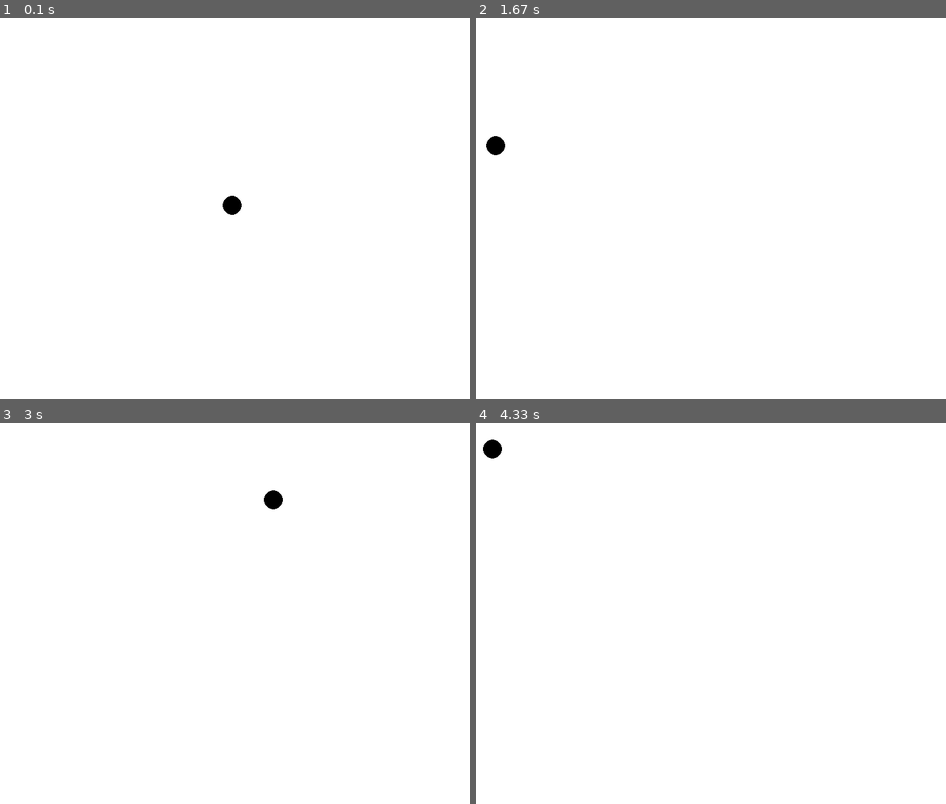
Above: before the commit, frames 1-4 (two rows, left to right).
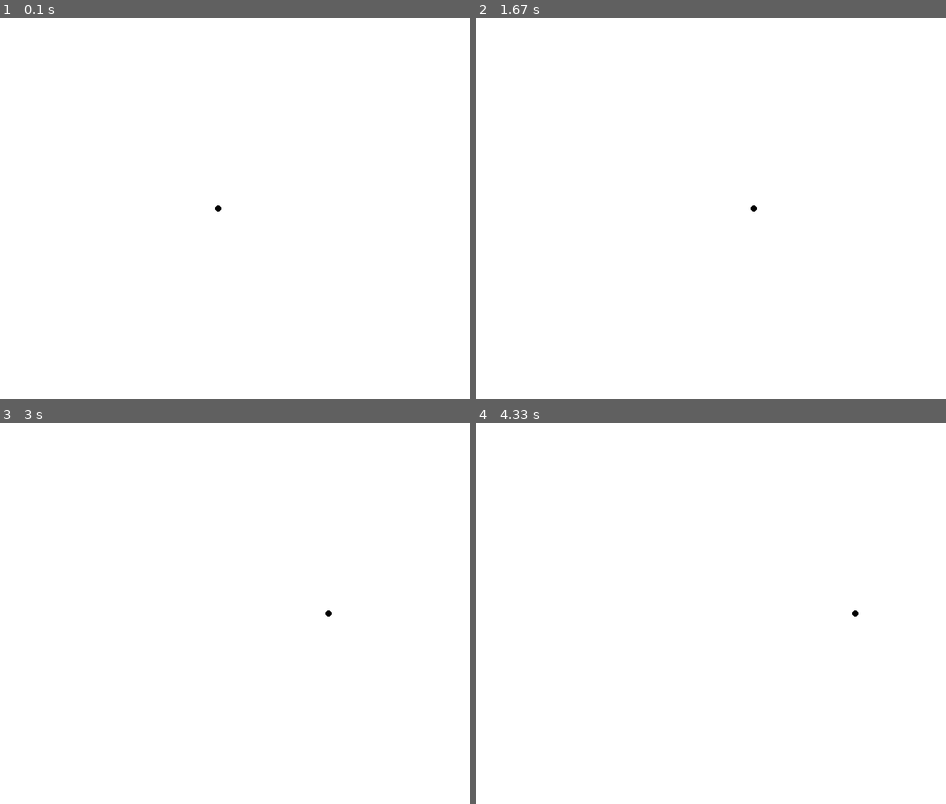
Above: after the commit, the same moments.

Repository: tk-wong/pygame-pong
Game: pygame game, started from main.py
The game is run twice, just before and just after one commit, with the same random seed, the same clock (stepped at 60 frames per second) and the same inputs.
Inputs:
- Up to frame 1 (0.1 s): no input
- Up to frame 2 (1.67 s): no input
- Up to frame 3 (3 s): no input
- Up to frame 4 (4.33 s): no input

The runs differ from the first frame. In frame 1, 0.2% of the frame differs, in the area x 45-52%, y 46-52%; in frame 2, 0.2%; in frame 3, 0.2%; in frame 4, 0.2%.

Commit message:
improve ball movement logic in ping pong game

Diff:
--- a/main.py
+++ b/main.py
@@ -6,14 +6,24 @@
     # Set up the display
     screen_width = 800
     screen_height = 600
-    fps = 60
+    fps = 10
+    target_fps = 60
+    speed = 1
     ball_x, ball_y = (400, 300)
+    ball_radius = 5
+    is_reversed_x = False
+    is_reversed_y = False
+
     screen = pygame.display.set_mode((screen_width, screen_height))
     pygame.display.set_caption("Ping Pong")
+    clock = pygame.time.Clock()
     # Set up colors
-    WHITE = (255, 255, 255)
-    screen.fill(WHITE)
-    while True:
+    white = (255, 255, 255)
+    black = (0, 0, 0)
+    red = (255, 0, 0)
+    screen.fill(white)
+    running = True
+    while running:
         for event in pygame.event.get():
             if event.type == pygame.QUIT:
                 pygame.quit()
@@ -21,19 +31,36 @@
         # Update the display
         pygame.display.flip()
         # Fill the screen with white color
-        screen.fill(WHITE)
-        ball = pygame.draw.circle(screen, (0, 0, 0), (ball_x, ball_y), 15)
-        ball_x += 5
-        ball_y -= 1
-        if ball_x > screen_width:
-            ball_x = 0
-        if ball_y < 0:
-            ball_y = screen_height
+
+        delta_time = clock.tick()
+        screen.fill(white)
+        print(clock.get_fps())
+        ball = pygame.draw.circle(screen, black, (ball_x, ball_y), ball_radius)
+        hitbox_x = ball_x - ball_radius
+        hitbox_y = ball_y - ball_radius
+        hitbox_size = ball_radius * 2
+        hitbox = pygame.Rect(hitbox_x, hitbox_y, hitbox_size, hitbox_size)
+        # pygame.draw.rect(screen, red, hitbox,1)
+        moving_speed = speed * (delta_time / 1000) * target_fps
+        if is_reversed_x:
+            ball_x -= moving_speed
+            # ball_y += moving_speed
+        else:
+            ball_x += moving_speed
+            # ball_y -= moving_speed
+        if hitbox_x + hitbox_size >= screen_width or hitbox_y < 0:
+            is_reversed_x = True
+        elif hitbox_x <= 0 or hitbox_y + hitbox_size> screen_height:
+            is_reversed_x = False
+        # if ball_y < 0:
+        #     is_reversed_y = True
+        # elif ball_y > screen_height:
+        #     is_reversed_y = False
         # screen.blit(ball, (400, 300))
         # Update the display
         pygame.display.update()
         # Limit the frame rate
-        pygame.time.Clock().tick(fps)
+        # pygame.time.Clock().tick(fps)
         # ball.move(5,5)
 
 
